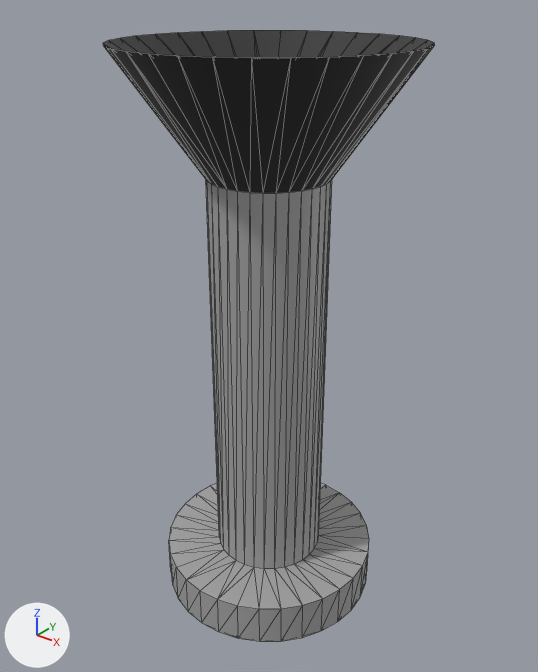
The COLLADA model modelados/gripper1x1.dae, before and after one commit.
Camera for both pictures: a 50 mm camera at (0.0919, -0.1149, 0.1361) aimed at (-0.0006, 0.0007, 0.0644). The lights are fixed; the arrows at lower left show +X, +Y and +Z. Mesh edges are drawn as thin lines.
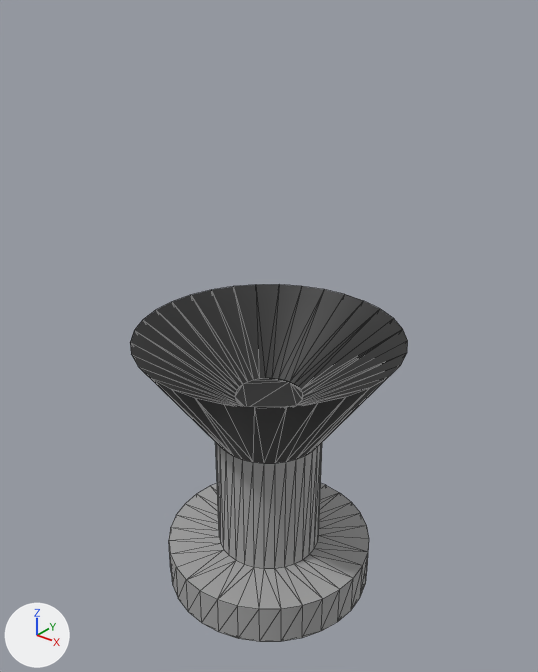
Location of each change, (x1, y1, x2, y2) in pixels of the pictures (538 x 672 px; the box of a moved part takes in the faces that stretch with it):
'Circle', reshaped (16% narrower, 41% shorter): before (103, 30, 435, 642); after (130, 284, 408, 642)
part 1 of me_circle, moved or reshaped: before (103, 30, 435, 567); after (130, 284, 408, 567)

The change in detail:
me_circle has 192 vertices, 380 faces and spans x -0.03..0.03, y -0.03..0.03, z 0.0..0.125.
me_circle is used by ob_circle; location (0.0, 0.0, 0.0).
me_circle part 1: all 96 vertices in x -0.03..0.03, y -0.03..0.03, z 0.1..0.125 are moved by (0.0, 0.0, -0.06).
